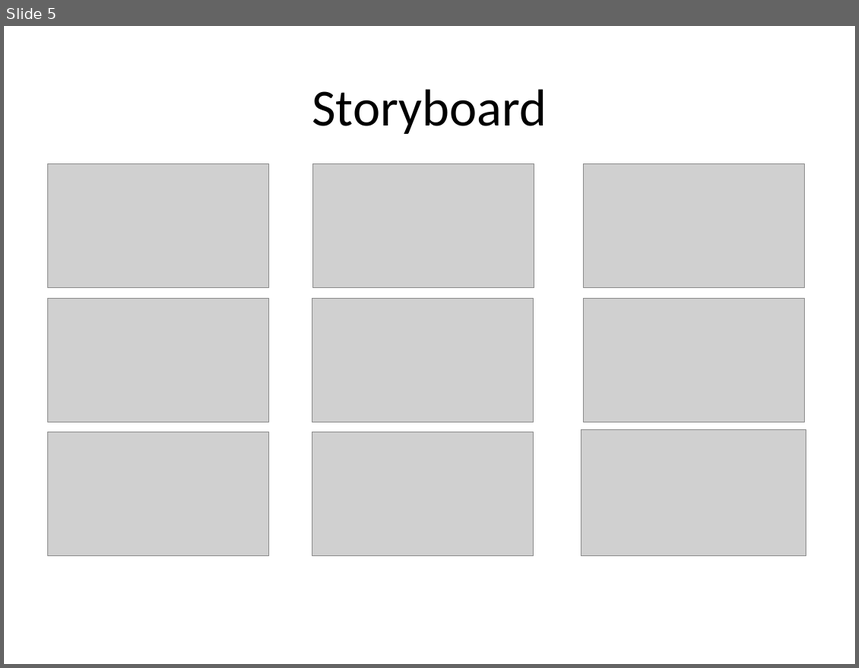
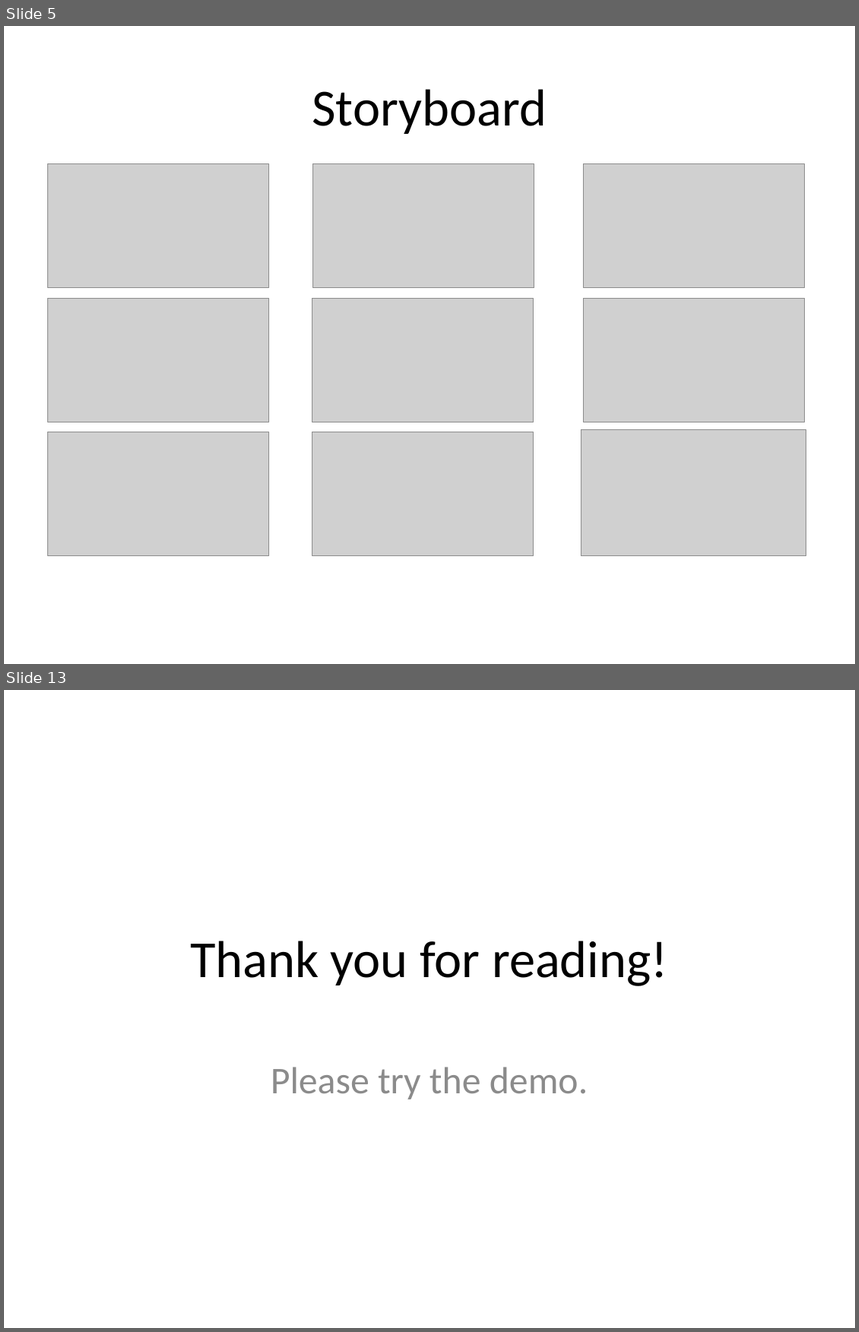
Before and after one commit to ntchung/cosmonova, a slide deck: Docs/GDD.pptx. Shown one above the other, each under a label of ours: slide 5 before the commit, slides 5 and 13 after it; the slides between them are not shown. The pictures are 859x668 and 859x1332 pixels, drawn with LibreOffice and Linux fonts; fonts in the diff are those of the drawing; grey boxes stand for pictures. Boxes give left, top, right and bottom in pixels: in the first picture for what was removed or moved away, otherwise in the second. Text is boxed around its words. In the diff, an @@ line names an element or a change of style, - is before the commit and + after.

```diff
--- a/Docs/GDD.pptx
+++ b/Docs/GDD.pptx
@@ slide 13 added at <box>4,690,855,1328</box>, background #FFFFFF @@
@@ title added at <box>190,941,668,986</box>, 44 pt, text #000000 @@
+Thank you for reading!
@@ subtitle added at <box>271,1067,588,1100</box>, 32 pt, text #8C8C8C @@
+Please try the demo.
```
Also in this commit, not shown: 2 slides changed, 7 other slides added, 40 other files.
